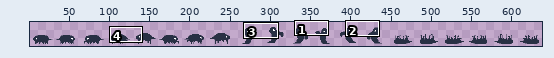
Two states of a sprite sheet, public/assets/player.png. Above: a wide view before the commit, with the close-up outlined.
Close-up. Before the commit:
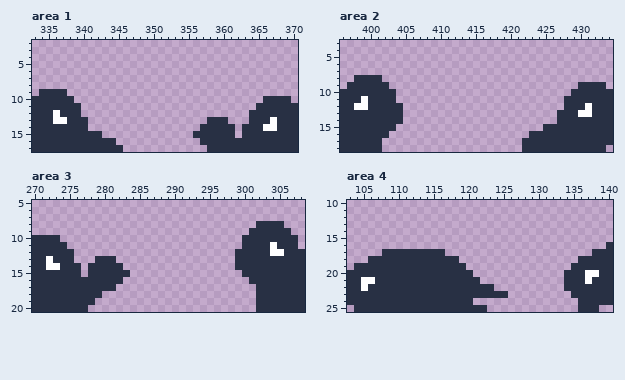
The file is 768x32 pixels. Shown: area 1: x 333..370, y 2..17; area 2: x 396..434, y 3..18; area 3: x 270..308, y 5..20; area 4: x 103..140, y 10..25. The wide view leaves out empty margins. The commit also changed other parts of the picture, which this record leaves out.
New version:
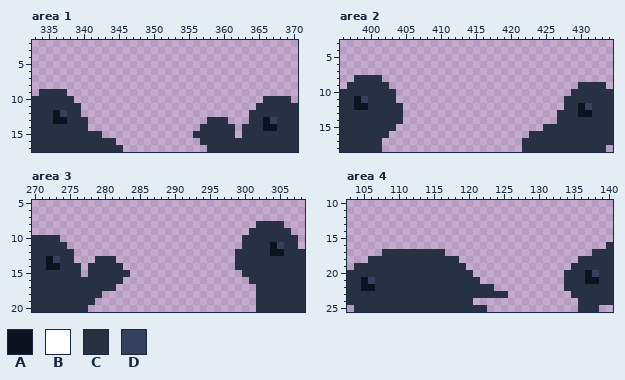
Palette (. is transparent): A #0b1220  B #fefeff  C #283044  D #36415e
From old to new:
Area 1:
y 12: x 336..337 BC -> AD
y 13: x 336..337 BB -> AA; x 366..367 CB -> AD
y 14: x 366..367 BB -> AA
Area 2:
y 11: x 398..399 CB -> AD
y 12: x 398..399 BB -> AA; x 430..431 CB -> AD
y 13: x 430..431 BB -> AA
Area 3:
y 11: x 304..305 BC -> AD
y 12: x 304..305 BB -> AA
y 13: x 272..273 BC -> AD
y 14: x 272..273 BB -> AA
Area 4:
y 20: x 137..138 BB -> AD
y 21: x 105..106 BB -> AD; x 137..138 BC -> AA
y 22: x 105..106 BC -> AA
